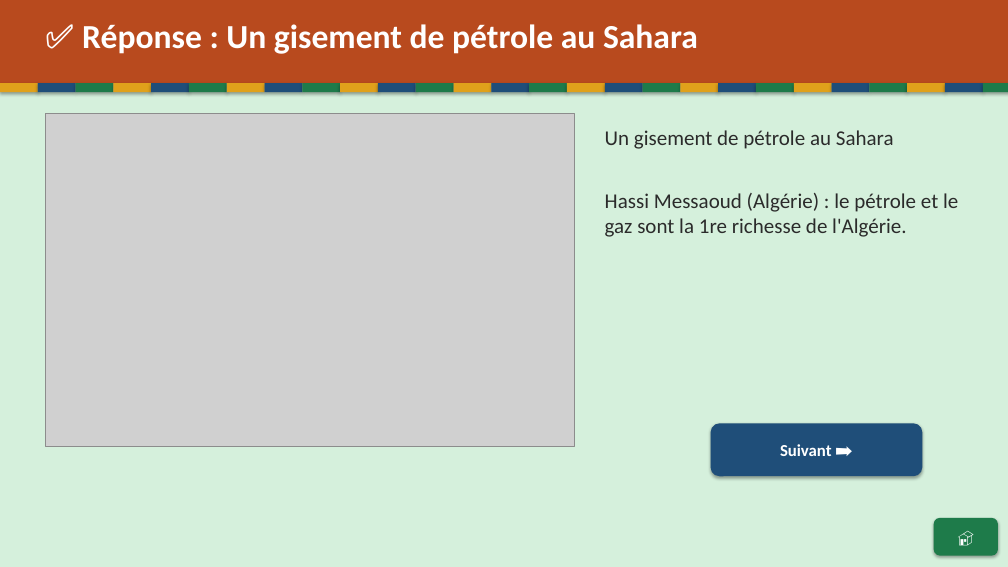
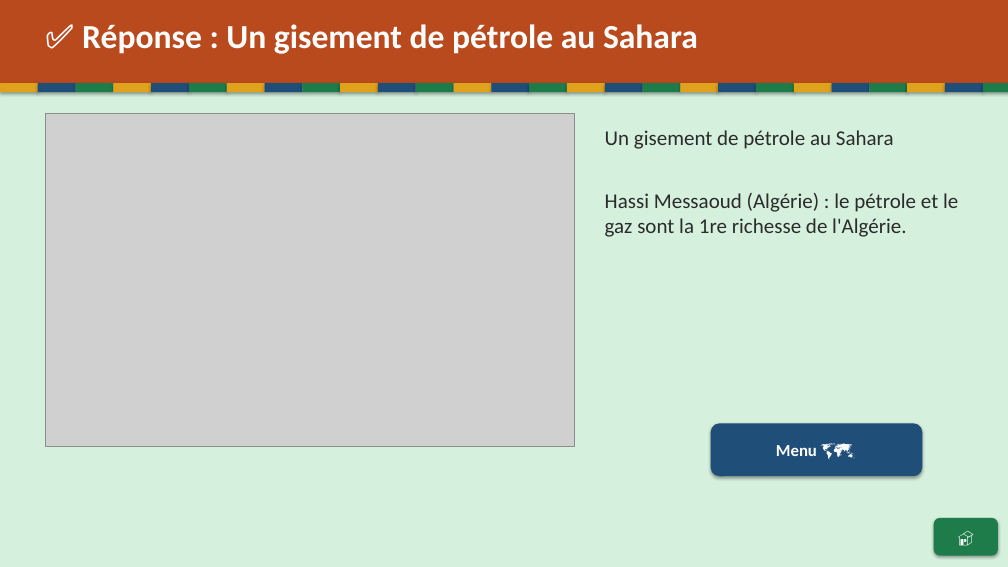
Before and after one commit to Paquereauman/Paquereauman, a slide deck: slide 18 of maghreb/maghreb-interactif.pptx (slide 34 before the commit). Drawn at 1008x567 pixels with LibreOffice and Linux fonts; fonts in the diff are those of the drawing; grey boxes stand for pictures. Boxes give left, top, right and bottom in pixels: in the first picture for what was removed or moved away, otherwise in the second. Text is boxed around its words. In the diff, an @@ line names an element or a change of style, - is before the commit and + after.

```diff
--- a/maghreb/maghreb-interactif.pptx
+++ b/maghreb/maghreb-interactif.pptx
@@ text in rounded rectangle at bbox=[776, 445, 817, 456]: text changed @@
-Suivant ➡️
+Menu 🗺️
```
Also in this commit, not shown: 17 other slides changed, 57 slides removed, 1 other file.
